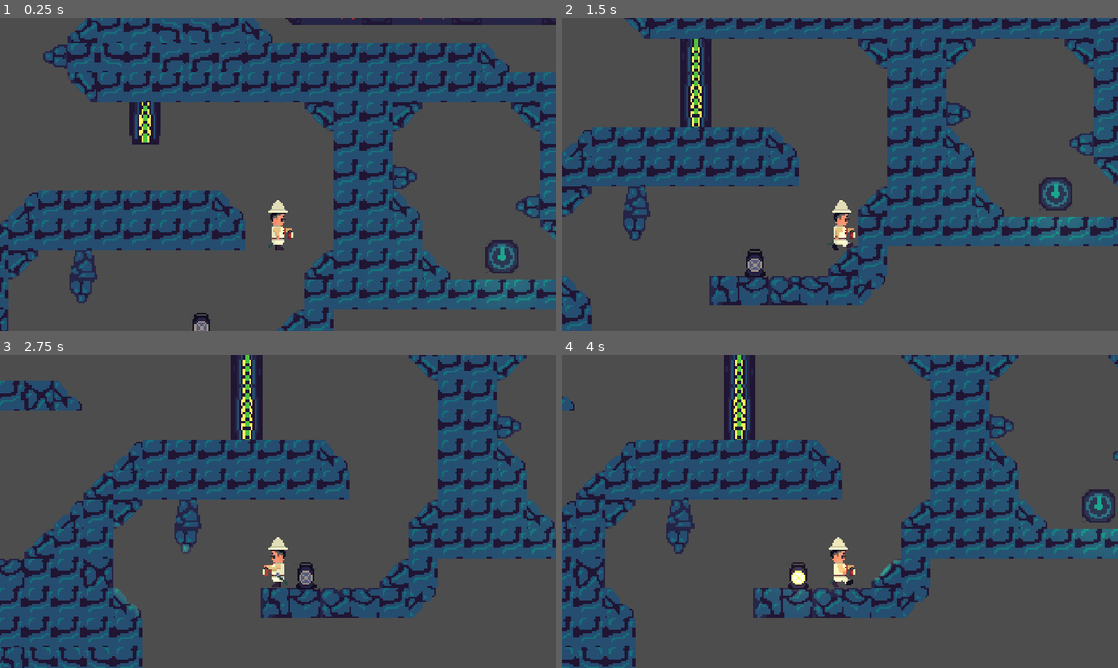
Above: before the commit, frames 1-4 (two rows, left to right).
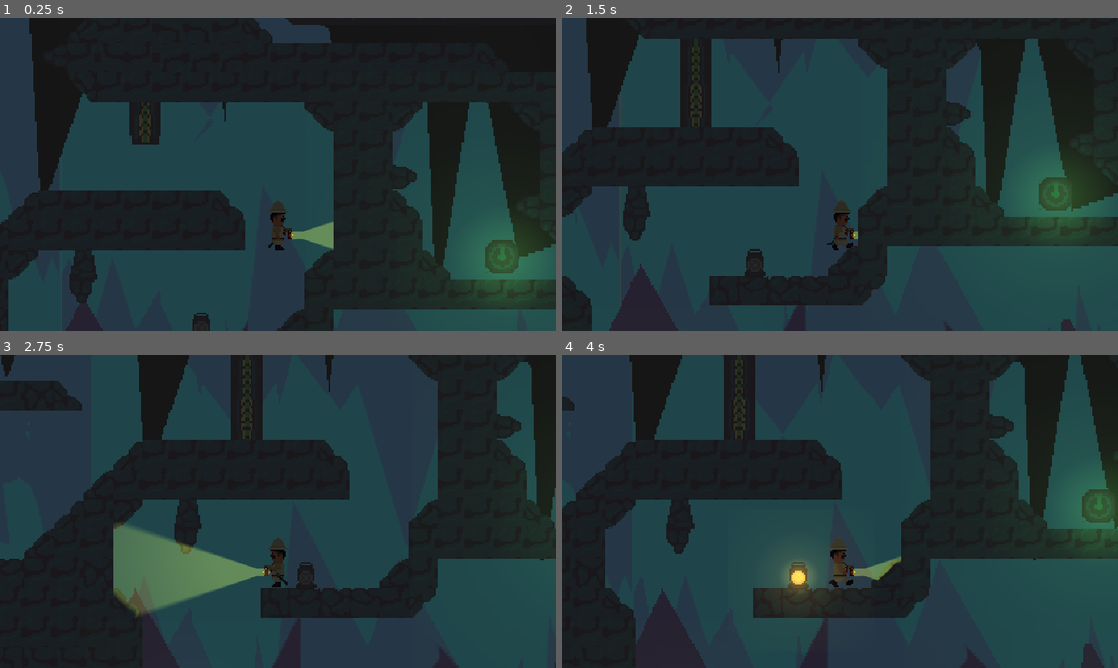
Above: after the commit, the same moments.

Repository: pdues/LD60
Game: Godot game, scene res://scene/Level2.tscn
Same seed, same stepped clock (60 frames per second), same inputs: the game is played once before the commit and once after it. This scene is started directly instead of the project's main scene. The engine's default icon, where the game draws it, is replaced by a stand-in: a white triangle on a blue panel in a dark square.
Inputs:
- Up to frame 1 (0.25 s): no input
- Up to frame 2 (1.5 s): hold G 0.53-1.28 s; hold Right (ui_right) from 0.53 s (still down); tap Space (ui_select) at 0.77 s; tap E at 1.35 s
- Up to frame 3 (2.75 s): tap Space (ui_select) at 1.52 s; release Right (ui_right) at 2.03 s; hold Left (ui_left) from 2.03 s (still down); hold G from 2.03 s (still down)
- Up to frame 4 (4 s): release Left (ui_left) at 2.78 s; release G at 2.78 s; hold Right (ui_right) from 2.78 s (still down); tap E at 2.85 s; tap Space (ui_select) at 3.02, 3.77 s; hold G from 3.53 s (still down)

The runs differ from the first frame. In frame 1, 96% of the frame differs, in the area x 0-100%, y 0-100%; in frame 2, 95%; in frame 3, 97%; in frame 4, 96%.

Commit message:
parallaex für alle 3 level

Diff:
--- a/ld-60-game/scene/Level1.tscn
+++ b/ld-60-game/scene/Level1.tscn
@@ -8,6 +8,9 @@
 [ext_resource type="Texture2D" uid="uid://clmqs0htgk6c6" path="res://assets/TILEMAP.png" id="6_hjkxd"]
 [ext_resource type="Script" uid="uid://d22ir26i1nexq" path="res://script/object_stats.gd" id="6_vr3a4"]
 [ext_resource type="PackedScene" uid="uid://bhqxkbrokoyna" path="res://scene/respawnpoint.tscn" id="8_vr3a4"]
+[ext_resource type="Texture2D" uid="uid://c5nxkxhdvvxpk" path="res://assets/Paralaxe0_höhle.png" id="9_no78e"]
+[ext_resource type="Texture2D" uid="uid://bdtmedyispw7l" path="res://assets/Paralaxe2_höhle.png" id="10_ljtdq"]
+[ext_resource type="Texture2D" uid="uid://d3jejadj4w83l" path="res://assets/Paralaxe1_höhle.png" id="11_wop3v"]
 
 [sub_resource type="Gradient" id="Gradient_ll5lq"]
 offsets = PackedFloat32Array(0, 0.32, 1)
@@ -144,7 +147,7 @@
 [node name="Camera2D#CanvasModulate" type="CanvasModulate" parent="player/Camera2D" unique_id=1569812563]
 z_index = -100
 position = Vector2(-133, -115)
-color = Color(0.1991826, 0.1991826, 0.1991826, 1)
+color = Color(0.14739363, 0.14739363, 0.14739363, 1)
 
 [node name="TÜR" parent="." unique_id=785221569 instance=ExtResource("3_oj781")]
 position = Vector2(1218, -10)
@@ -250,3 +253,45 @@
 [node name="respawnpoint" parent="." unique_id=1180942153 instance=ExtResource("8_vr3a4")]
 position = Vector2(89, 140)
 on = 1
+
+[node name="parallaxe" type="Node2D" parent="." unique_id=666437462]
+z_index = -100
+z_as_relative = false
+position = Vector2(133, 144)
+
+[node name="ParallaxBackground" type="ParallaxBackground" parent="parallaxe" unique_id=634140953]
+
+[node name="ParallaxLayer1" type="ParallaxLayer" parent="parallaxe/ParallaxBackground" unique_id=1915515613]
+modulate = Color(0.7505669, 0.7505669, 0.7505669, 1)
+position = Vector2(152, 45)
+scale = Vector2(1, 2)
+motion_scale = Vector2(0.3, 0.225)
+motion_mirroring = Vector2(610, 0)
+
+[node name="Sprite2D" type="Sprite2D" parent="parallaxe/ParallaxBackground/ParallaxLayer1" unique_id=400659917]
+position = Vector2(-27, 11.750008)
+scale = Vector2(0.95277774, 0.9375)
+texture = ExtResource("9_no78e")
+
+[node name="ParallaxLayer" type="ParallaxLayer" parent="parallaxe/ParallaxBackground" unique_id=1899171340]
+modulate = Color(0.8848981, 0.8848981, 0.8848981, 1)
+position = Vector2(101, 94)
+motion_scale = Vector2(0.5, 0.5)
+motion_mirroring = Vector2(605, 0)
+
+[node name="Sprite2D" type="Sprite2D" parent="parallaxe/ParallaxBackground/ParallaxLayer" unique_id=1638728316]
+position = Vector2(0, 8.000002)
+scale = Vector2(1, 0.67777777)
+texture = ExtResource("10_ljtdq")
+
+[node name="ParallaxLayer2" type="ParallaxLayer" parent="parallaxe/ParallaxBackground" unique_id=472492177]
+modulate = Color(0.39723974, 0.39723974, 0.39723974, 1)
+position = Vector2(154, 99)
+motion_scale = Vector2(1, 0.76)
+motion_mirroring = Vector2(605, 0)
+
+[node name="Sprite2D" type="Sprite2D" parent="parallaxe/ParallaxBackground/ParallaxLayer2" unique_id=1564652769]
+modulate = Color(0.012617188, 0.012617188, 0.012617188, 1)
+position = Vector2(1, -24.499989)
+scale = Vector2(1, 0.64166665)
+texture = ExtResource("11_wop3v")
--- a/ld-60-game/scene/Level2.tscn
+++ b/ld-60-game/scene/Level2.tscn
@@ -11,6 +11,9 @@
 [ext_resource type="PackedScene" uid="uid://pm7emgr28huy" path="res://scene/StandardEnemy.tscn" id="9_8pvpx"]
 [ext_resource type="Script" uid="uid://d22ir26i1nexq" path="res://script/object_stats.gd" id="10_pfv2s"]
 [ext_resource type="PackedScene" uid="uid://bhqxkbrokoyna" path="res://scene/respawnpoint.tscn" id="11_2d2cv"]
+[ext_resource type="Texture2D" uid="uid://c5nxkxhdvvxpk" path="res://assets/Paralaxe0_höhle.png" id="12_ma57r"]
+[ext_resource type="Texture2D" uid="uid://bdtmedyispw7l" path="res://assets/Paralaxe2_höhle.png" id="13_4nof5"]
+[ext_resource type="Texture2D" uid="uid://d3jejadj4w83l" path="res://assets/Paralaxe1_höhle.png" id="14_skiai"]
 
 [sub_resource type="Gradient" id="Gradient_ll5lq"]
 offsets = PackedFloat32Array(0, 0.32, 1)
@@ -146,12 +149,10 @@
 respawnpoint = NodePath("../respawnpoint_begin")
 
 [node name="Camera2D" type="Camera2D" parent="player" unique_id=329846752]
-visible = false
 position = Vector2(0, -29)
 zoom = Vector2(3, 3)
 
 [node name="lichtcanvas" type="Sprite2D" parent="player/Camera2D" unique_id=454692040]
-visible = false
 modulate = Color(1, 1, 0.98039216, 0.41568628)
 z_index = -10
 position = Vector2(179, -271)
@@ -159,7 +160,6 @@
 texture = SubResource("GradientTexture2D_20pku")
 
 [node name="Camera2D#CanvasModulate" type="CanvasModulate" parent="player/Camera2D" unique_id=192160647]
-visible = false
 z_index = -100
 position = Vector2(-133, -115)
 color = Color(0.1991826, 0.1991826, 0.1991826, 1)
@@ -219,3 +219,45 @@
 visible = false
 position = Vector2(20, 150)
 on = 1
+
+[node name="parallaxe" type="Node2D" parent="." unique_id=1973605085]
+z_index = -100
+z_as_relative = false
+position = Vector2(133, 144)
+
+[node name="ParallaxBackground" type="ParallaxBackground" parent="parallaxe" unique_id=707918958]
+
+[node name="ParallaxLayer1" type="ParallaxLayer" parent="parallaxe/ParallaxBackground" unique_id=1649639386]
+modulate = Color(0.7505669, 0.7505669, 0.7505669, 1)
+position = Vector2(152, 45)
+scale = Vector2(1, 2)
+motion_scale = Vector2(0.3, 0.225)
+motion_mirroring = Vector2(610, 0)
+
+[node name="Sprite2D" type="Sprite2D" parent="parallaxe/ParallaxBackground/ParallaxLayer1" unique_id=1806057878]
+position = Vector2(-27, 21.249992)
+scale = Vector2(0.95277774, 0.6319444)
+texture = ExtResource("12_ma57r")
+
+[node name="ParallaxLayer" type="ParallaxLayer" parent="parallaxe/ParallaxBackground" unique_id=778360031]
+modulate = Color(0.8848981, 0.8848981, 0.8848981, 1)
+position = Vector2(101, 94)
+motion_scale = Vector2(0.5, 0.5)
+motion_mirroring = Vector2(605, 0)
+
+[node name="Sprite2D" type="Sprite2D" parent="parallaxe/ParallaxBackground/ParallaxLayer" unique_id=1420184856]
+position = Vector2(0, -47.5)
+scale = Vector2(1, 1.775)
+texture = ExtResource("13_4nof5")
+
+[node name="ParallaxLayer2" type="ParallaxLayer" parent="parallaxe/ParallaxBackground" unique_id=2146554362]
+modulate = Color(0.39723974, 0.39723974, 0.39723974, 1)
+position = Vector2(154, 99)
+motion_scale = Vector2(1, 0.76)
+motion_mirroring = Vector2(605, 0)
+
+[node name="Sprite2D" type="Sprite2D" parent="parallaxe/ParallaxBackground/ParallaxLayer2" unique_id=501802459]
+modulate = Color(0.012617188, 0.012617188, 0.012617188, 1)
+position = Vector2(1, -22.999977)
+scale = Vector2(1, 1.727778)
+texture = ExtResource("14_skiai")
--- a/ld-60-game/scene/leiche.tscn
+++ b/ld-60-game/scene/leiche.tscn
@@ -22,6 +22,7 @@
 radius = 8.062258
 
 [node name="leiche" type="CharacterBody2D" unique_id=852284175]
+modulate = Color(1.5565991, 1.5565991, 1.5565991, 1)
 collision_layer = 0
 script = ExtResource("1_42gkj")
 
--- a/ld-60-game/scene/level3.tscn
+++ b/ld-60-game/scene/level3.tscn
@@ -2,6 +2,9 @@
 
 [ext_resource type="PackedScene" uid="uid://k16wopb2mk8t" path="res://scene/player.tscn" id="1_565cw"]
 [ext_resource type="Texture2D" uid="uid://clmqs0htgk6c6" path="res://assets/TILEMAP.png" id="3_sdohn"]
+[ext_resource type="Texture2D" uid="uid://c5nxkxhdvvxpk" path="res://assets/Paralaxe0_höhle.png" id="5_4hqa2"]
+[ext_resource type="Texture2D" uid="uid://bdtmedyispw7l" path="res://assets/Paralaxe2_höhle.png" id="6_565cw"]
+[ext_resource type="Texture2D" uid="uid://d3jejadj4w83l" path="res://assets/Paralaxe1_höhle.png" id="7_7k4yc"]
 [ext_resource type="Texture2D" uid="uid://8kcmixrdw1eh" path="res://assets/wandbild.png" id="7_gxvh0"]
 [ext_resource type="PackedScene" uid="uid://baep2do5evxu4" path="res://scene/pickup.tscn" id="8_k6vnk"]
 
@@ -103,7 +106,7 @@
 
 [node name="player" parent="." unique_id=963260103 instance=ExtResource("1_565cw")]
 z_index = 11
-position = Vector2(1104, 73)
+position = Vector2(-4, 160)
 
 [node name="Camera2D" type="Camera2D" parent="player" unique_id=329846752]
 position = Vector2(0, -29)
@@ -119,9 +122,10 @@
 [node name="Camera2D#CanvasModulate" type="CanvasModulate" parent="player/Camera2D" unique_id=192160647]
 z_index = -100
 position = Vector2(-133, -115)
-color = Color(0.11193046, 0.11193046, 0.11193046, 0.78431374)
+color = Color(0.1666172, 0.1666172, 0.1666172, 1)
 
 [node name="TileMapLayer" type="TileMapLayer" parent="." unique_id=1468572127]
+modulate = Color(1.1291975, 1.1291975, 1.1291975, 1)
 texture_filter = 1
 position = Vector2(-56, -6)
 tile_map_data = PackedByteArray("AAD5/wwAAAABAAEAAAD6/wwAAAABAAEAAAD7/wwAAAABAAEAAAD8/wwAAAABAAEAAAD9/wwAAAABAAEAAAD+/w …(161184 unchanged characters)…
@@ -137,5 +141,49 @@
 texture = ExtResource("7_gxvh0")
 
 [node name="pickup" parent="." unique_id=1020326846 instance=ExtResource("8_k6vnk")]
+position = Vector2(397, 178)
+
+[node name="parallaxe" type="Node2D" parent="." unique_id=696595950]
+z_index = -1000
+z_as_relative = false
+position = Vector2(133, 144)
+
+[node name="ParallaxBackground" type="ParallaxBackground" parent="parallaxe" unique_id=50097368]
+
+[node name="ParallaxLayer1" type="ParallaxLayer" parent="parallaxe/ParallaxBackground" unique_id=430212075]
 visible = false
-position = Vector2(421, 144)
+modulate = Color(0.7505669, 0.7505669, 0.7505669, 1)
+position = Vector2(152, 45)
+scale = Vector2(1, 2)
+motion_scale = Vector2(0.3, 0.225)
+motion_mirroring = Vector2(610, 0)
+
+[node name="Sprite2D" type="Sprite2D" parent="parallaxe/ParallaxBackground/ParallaxLayer1" unique_id=478540349]
+position = Vector2(-105, -15.5)
+scale = Vector2(0.95277774, 1.8)
+texture = ExtResource("5_4hqa2")
+
+[node name="ParallaxLayer" type="ParallaxLayer" parent="parallaxe/ParallaxBackground" unique_id=1534672969]
+modulate = Color(0.8848981, 0.8848981, 0.8848981, 1)
+position = Vector2(101, 94)
+scale = Vector2(1, 1.8)
+motion_scale = Vector2(0.5, 0.5)
+motion_mirroring = Vector2(605, 0)
+
+[node name="Sprite2D" type="Sprite2D" parent="parallaxe/ParallaxBackground/ParallaxLayer" unique_id=1546313638]
+position = Vector2(0, -86.3889)
+scale = Vector2(1, 1.6064816)
+texture = ExtResource("6_565cw")
+
+[node name="ParallaxLayer2" type="ParallaxLayer" parent="parallaxe/ParallaxBackground" unique_id=390997721]
+modulate = Color(0.39723974, 0.39723974, 0.39723974, 1)
+position = Vector2(154, 99)
+scale = Vector2(1, 1.8)
+motion_scale = Vector2(1, 0.76)
+motion_mirroring = Vector2(605, 0)
+
+[node name="Sprite2D" type="Sprite2D" parent="parallaxe/ParallaxBackground/ParallaxLayer2" unique_id=1277211944]
+modulate = Color(0.012617188, 0.012617188, 0.012617188, 1)
+position = Vector2(1, -93.611084)
+scale = Vector2(1, 1.5817904)
+texture = ExtResource("7_7k4yc")
Binary file added: ld-60-game/assets/Paralaxe0_höhle.png
Not shown, added: ld-60-game/assets/Paralaxe0_höhle.png.import
Binary file added: ld-60-game/assets/Paralaxe1_höhle.png
Not shown, added: ld-60-game/assets/Paralaxe1_höhle.png.import
Binary file added: ld-60-game/assets/Paralaxe2_höhle.png
Not shown, added: ld-60-game/assets/Paralaxe2_höhle.png.import
Not shown: 2 places in ld-60-game/scene/Level1.tscn that only renumber resources
Not shown: 2 places in ld-60-game/scene/Level2.tscn that only renumber resources
